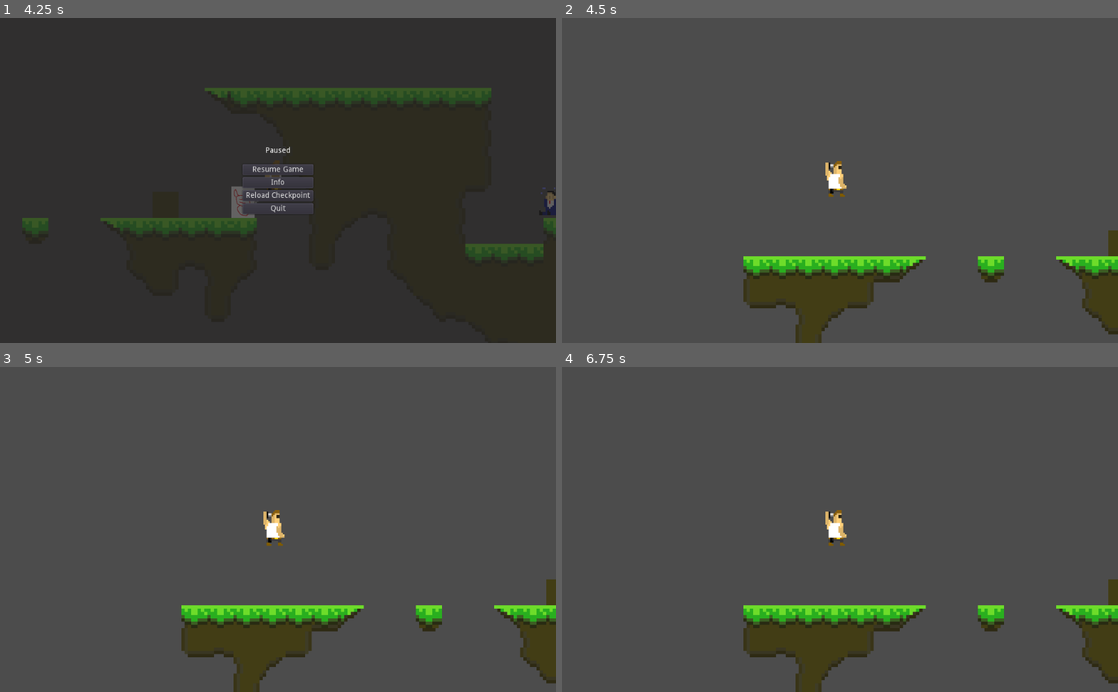
Above: before the commit, frames 1-4 (two rows, left to right).
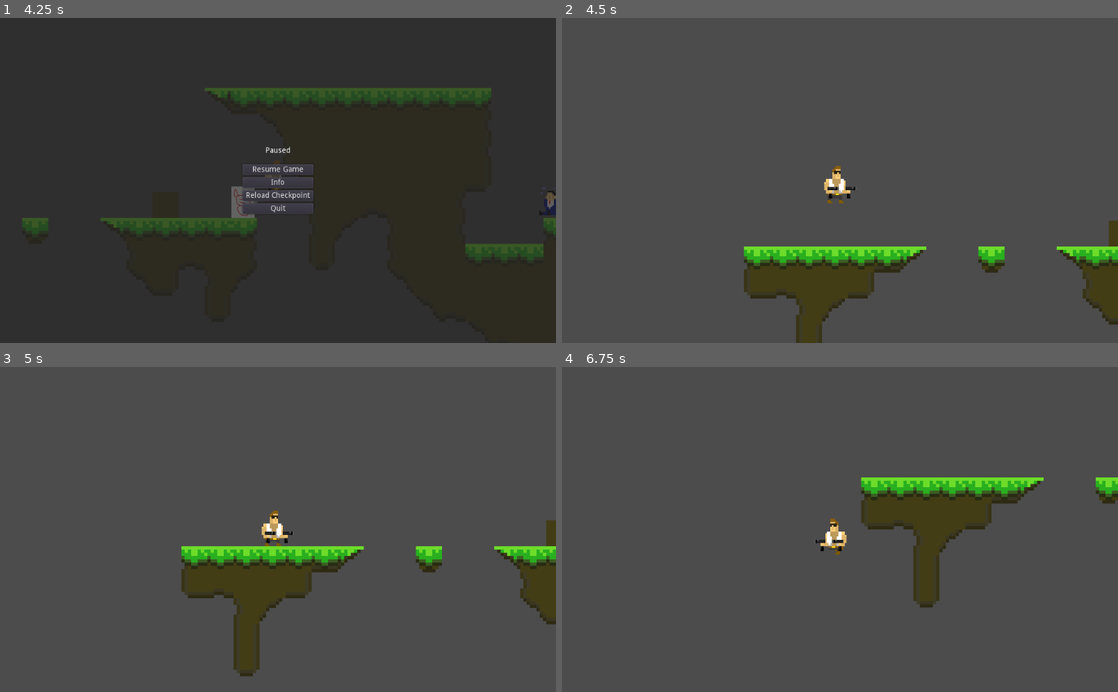
Above: after the commit, the same moments.

Repository: Slimonade1/Eksamensprojekt
Game: Godot game, scene res://Scenes/masterScene.tscn
Same seed, same stepped clock (60 frames per second), same inputs: the game is played once before the commit and once after it. The engine's default icon, where the game draws it, is replaced by a stand-in: a white triangle on a blue panel in a dark square.
Inputs:
- Up to frame 1 (4.25 s): tap Enter at 0.5 s; hold D (ui_right) 0.53-2.03 s; tap W (ui_up) at 0.77, 1.52, 3.02, 3.77 s; hold A (ui_left) 2.03-2.78 s; hold D (ui_right) from 2.78 s (still down); tap Escape (pause) at 4.15 s
- Up to frame 2 (4.5 s): release D (ui_right) at 4.25 s; click "Reload Checkpoint" at 4.25 s
- Up to frame 3 (5 s): no input
- Up to frame 4 (6.75 s): hold A (ui_left) 5.03-5.78 s; tap W (ui_up) at 5.27 s; hold D (ui_right) 5.78-6.53 s; hold A (ui_left) from 6.53 s (still down)

Frame 1 is identical in both runs. In frame 2, 5.5% of the frame differs, in the area x 32-100%, y 44-100%; in frame 3, 12%; in frame 4, 13%, in the area x 32-100%, y 33-100%.

Commit message:
Pauseskærm knap fix

Diff:
--- a/Scripts/PauseMenu.gd
+++ b/Scripts/PauseMenu.gd
@@ -22,3 +22,4 @@
 
 func _on_Last_Checkpoint_pressed():
 	get_tree().change_scene("res://Scenes/gameScene.tscn")
+	self.is_paused = false
